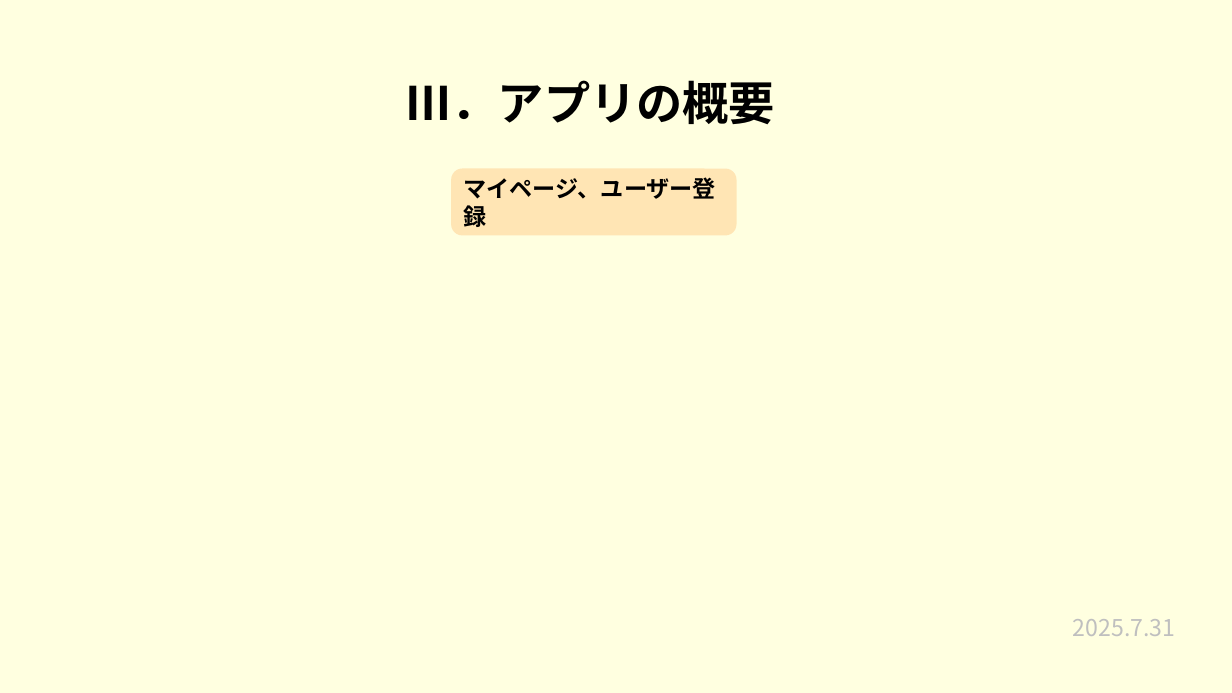
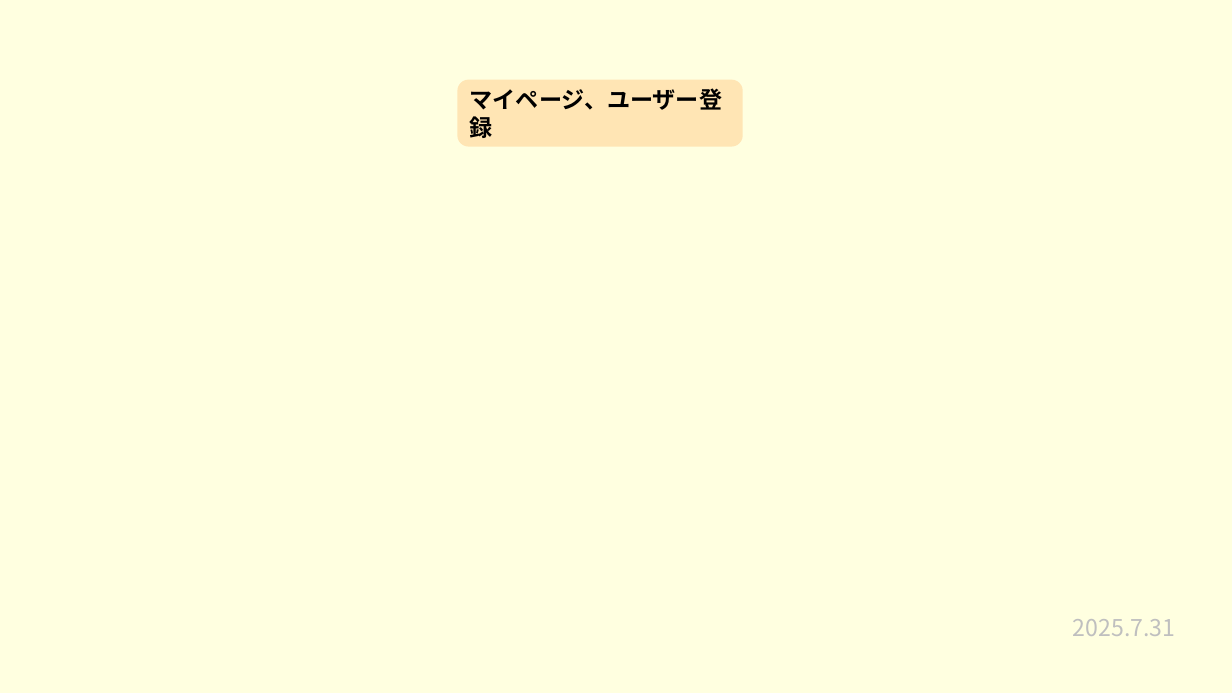
Before and after one commit to plusdojo2025/a2-7, a slide deck: slide 7 of 発表準備/7月成果発表会.pptx. Drawn at 1232x693 pixels with LibreOffice and Linux fonts; fonts in the diff are those of the drawing. Boxes give left, top, right and bottom in pixels: in the first picture for what was removed or moved away, otherwise in the second. Text is boxed around its words. In the diff, an @@ line names an element or a change of style, - is before the commit and + after.

```diff
--- a/発表準備/7月成果発表会.pptx
+++ b/発表準備/7月成果発表会.pptx
@@ title removed at <box>406,80,776,124</box> @@
-Ⅲ．アプリの概要
@@ rounded rectangle "マイページ、ユーザー登録": place and size @@
-rounded rectangle "マイページ、ユーザー登録" at <box>451,168,737,235</box>
+rounded rectangle "マイページ、ユーザー登録" at <box>457,79,743,146</box>
```
Also in this commit, not shown: 7 other slides changed.
